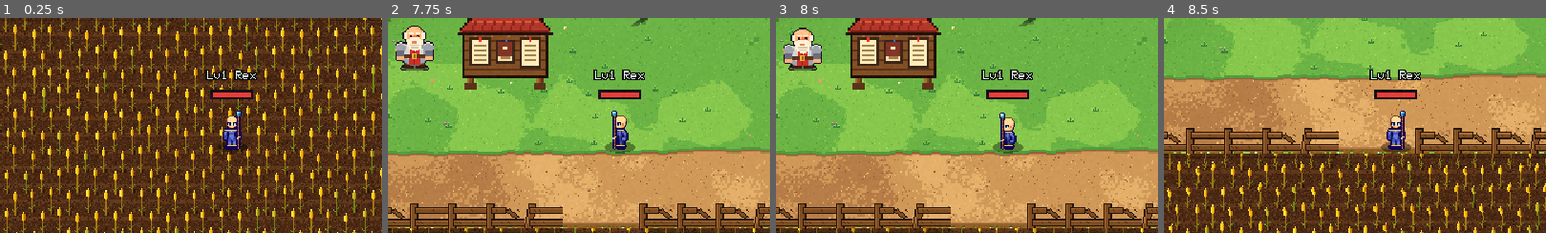
Above: before the commit, frames 1-4 (left to right).
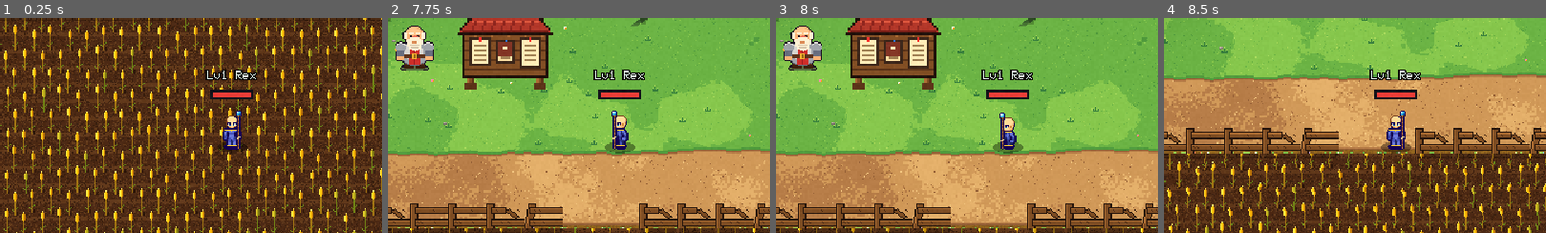
Above: after the commit, the same moments.

Repository: ivymiketwo/Dorkfall
Game: Godot game, scene res://scenes/main.tscn
The game is run twice, just before and just after one commit, with the same random seed, the same clock (stepped at 60 frames per second) and the same inputs.
Inputs (mouse positions are % of the whole screen's width and height, from its top left):
- Up to frame 1 (0.25 s): no input
- Up to frame 2 (7.75 s): tap Enter at 0.5 s; drag from (89, 94) to (60, 28) at 0.52 s; drag from (92, 65) to (45, 70) at 1.27 s; move the mouse to (97, 45) at 2.02 s; hold D (move_right) 2.03-2.75 s; hold F (interact) 2.03-2.75 s; click (97, 45) at 2.17 s; drag from (45, 70) to (20, 35) at 2.77 s; move the mouse to (80, 65) at 3.52 s; hold A (move_left) 3.53-4.25 s; hold K (spellbook) 3.53-4.25 s; tap Space (jump) at 3.77, 4.07, 6.77, 7.07 s; drag from (20, 35) to (35, 25) at 4.27 s; move the mouse to (55, 50) at 5.02 s; hold S (move_down) 5.03-5.75 s; hold C (stats) 5.03-5.75 s; click (55, 50) at 5.17 s; drag from (35, 25) to (30, 55) at 5.77 s; move the mouse to (72, 45) at 6.52 s; hold W (move_up) 6.53-7.25 s; tap Keypad Enter at 6.6 s; drag from (30, 55) to (12, 6) at 7.27 s
- Up to frame 3 (8 s): no input
- Up to frame 4 (8.5 s): move the mouse to (60, 28) at 8.02 s; hold S (move_down) from 8.03 s (still down); tap X at 8.1 s
The pictures show only the part of the screen within x 20-70%, y 19-69%; the shares and areas given below are measured in that part.

Frames 1-2 are identical in both runs. In frame 3, 0.8% of the frame differs, in the area x 2-12%, y 3-23%; in frame 4, nothing differs.

Commit message:
Pet shop: use Rex's sleeping dragon art with idle-bob breathing on a hay bed
Co-Authored-By: Claude Sonnet 5.5 <noreply@anthropic.com>
Claude-Session: https://claude.ai/code/session_01UyEsHhhwY5pbE3D4yW6PxM

Diff:
--- a/scenes/interior_pet_shop.tscn
+++ b/scenes/interior_pet_shop.tscn
@@ -18,7 +18,7 @@
 
 [node name="PetShop" type="Node2D"]
 script = ExtResource("1_script")
-solids = Array[Rect2]([Rect2(0, 0, 224, 34), Rect2(0, 0, 8, 176), Rect2(216, 0, 8, 176), Rect2(0, 168, 100, 8), Rect2(124, 168, 100, 8), Rect2(100, 176, 24, 8), Rect2(72, 94, 80, 14), Rect2(16, 122, 32, 20), Rect2(12, 146, 34, 16), Rect2(172, 126, 34, 16), Rect2(172, 152, 40, 14)])
+solids = Array[Rect2]([Rect2(0, 0, 224, 34), Rect2(0, 0, 8, 176), Rect2(216, 0, 8, 176), Rect2(0, 168, 100, 8), Rect2(124, 168, 100, 8), Rect2(100, 176, 24, 8), Rect2(72, 94, 80, 14), Rect2(16, 122, 32, 20), Rect2(12, 146, 34, 16), Rect2(176, 128, 24, 14), Rect2(172, 152, 40, 14)])
 
 [node name="Room" type="Sprite2D" parent="."]
 scale = Vector2(0.5, 0.5)
@@ -76,14 +76,16 @@
 durations = PackedFloat32Array(3.0, 0.14, 0.14, 0.14, 0.14, 0.14, 0.14, 2.5, 0.2, 0.14, 0.2, 0.14, 0.2, 0.14, 0.14, 0.4, 0.5, 4.0)
 
 [node name="Pen" type="Sprite2D" parent="."]
-position = Vector2(168, 117)
+position = Vector2(170, 117)
 scale = Vector2(0.5, 0.5)
 texture = ExtResource("12_pen")
 centered = false
 hframes = 4
 script = ExtResource("6_critter")
 frames = PackedInt32Array(0, 1, 2, 3)
-durations = PackedFloat32Array(0.7, 0.7, 0.7, 0.7)
+durations = PackedFloat32Array(0.6, 0.6, 0.6, 0.6)
+random_start = false
+speed_jitter = 0.0
 
 [node name="Entry" type="Marker2D" parent="."]
 position = Vector2(112, 152)
Binary file changed: art/pet_pen.png
